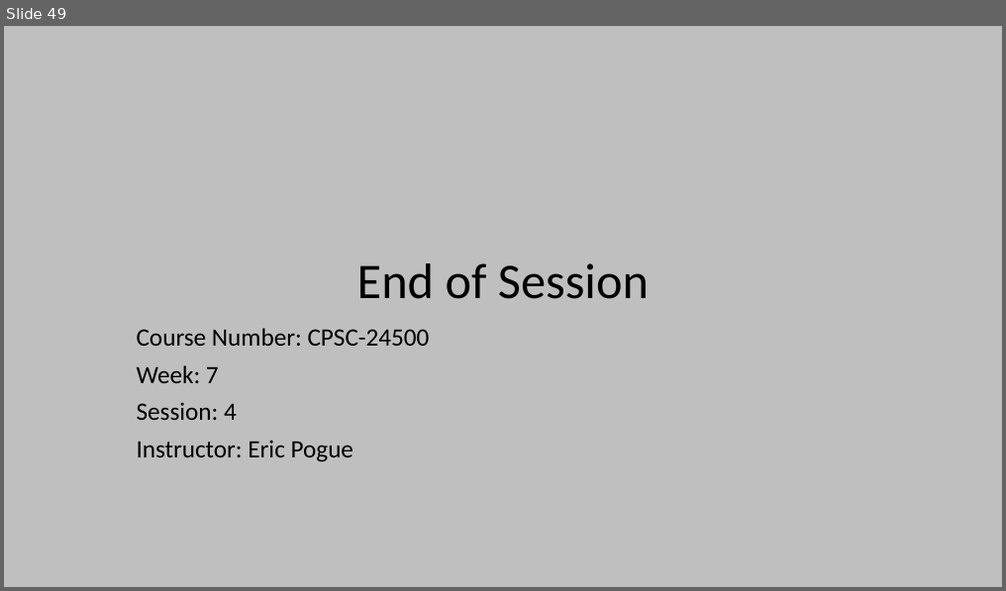
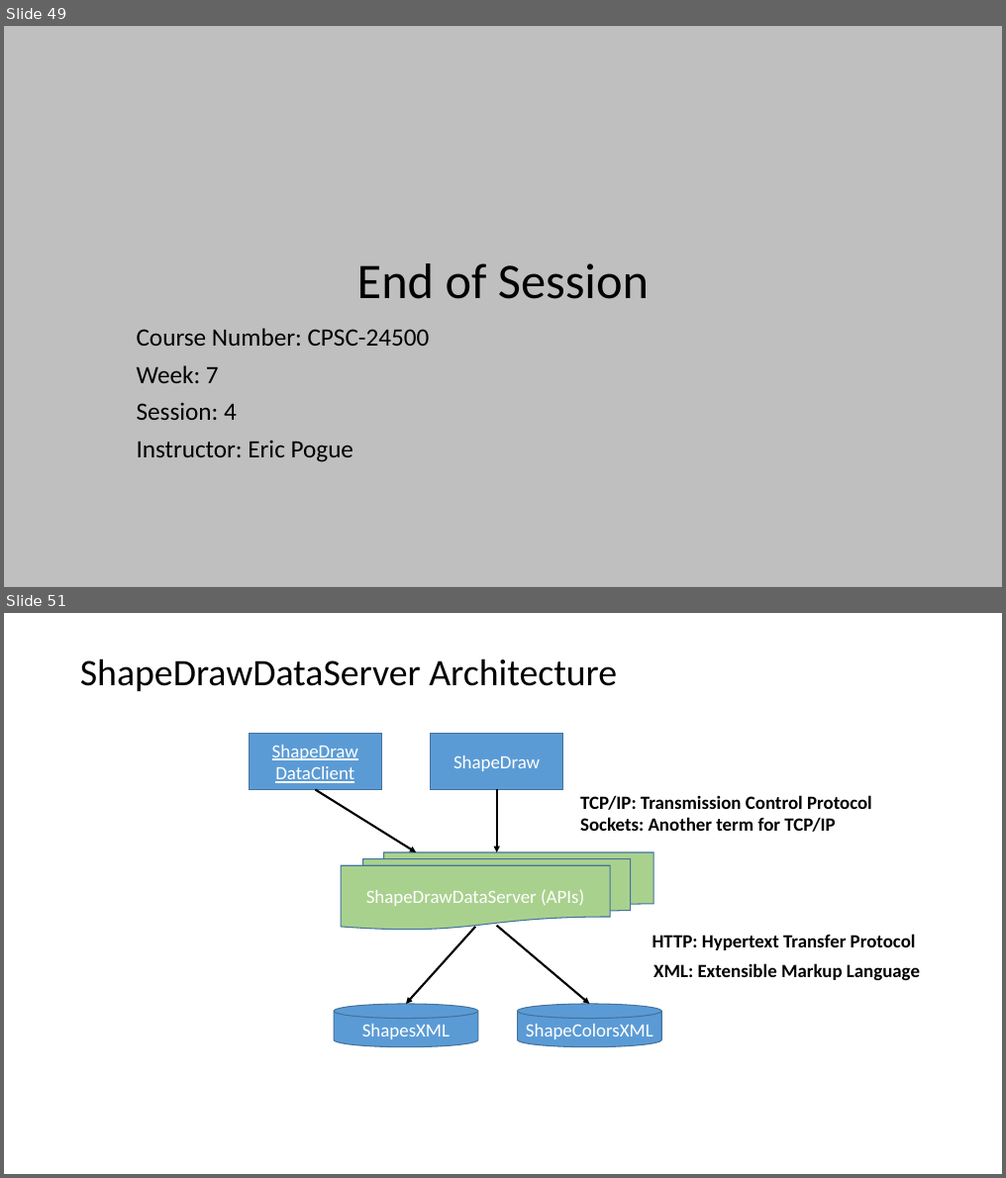
Before and after one commit to EricJPogue/www-epogue-info, a slide deck: CPSC-24500/Week08/2017SpringW08Slides.pptx. Shown one above the other, each under a label of ours: slide 49 before the commit, slides 49 and 51 after it; the slides between them are not shown. The pictures are 1006x591 and 1006x1178 pixels, drawn with LibreOffice and Linux fonts; fonts in the diff are those of the drawing. Boxes give left, top, right and bottom in pixels: in the first picture for what was removed or moved away, otherwise in the second. Text is boxed around its words. In the diff, an @@ line names an element or a change of style, - is before the commit and + after.

```diff
--- a/CPSC-24500/Week08/2017SpringW08Slides.pptx
+++ b/CPSC-24500/Week08/2017SpringW08Slides.pptx
@@ slide 51 added at (x1=4, y1=613, x2=1002, y2=1174), background #FFFFFF @@
@@ title added at (x1=80, y1=659, x2=617, y2=691), 36 pt, text #000000 @@
+ShapeDrawDataServer Architecture
@@ rectangle added at (x1=249, y1=733, x2=382, y2=789), fill #5B9BD5, outline #43739E 1 pt, 18 pt, text #FFFFFF, underline @@
+ShapeDraw
+DataClient
@@ rectangle added at (x1=430, y1=733, x2=563, y2=789), fill #5B9BD5, outline #43739E 1 pt, 18 pt, text #FFFFFF @@
+ShapeDraw
@@ arrow added from (316, 789) to (417, 853), #000000 2 pt @@
@@ arrow added from (497, 789) to (497, 853), #000000 2 pt @@
@@ text added at (x1=580, y1=795, x2=872, y2=832), 18 pt, text #000000, bold @@
+TCP/IP: Transmission Control Protocol
+Sockets: Another term for TCP/IP
@@ flow chart multidocument added at (x1=341, y1=853, x2=653, y2=930), fill #A9D18E, outline #43739E 1 pt, 18 pt, text #FFFFFF @@
+ShapeDrawDataServer (APIs)
@@ arrow added from (475, 927) to (406, 1004), #000000 2 pt @@
@@ arrow added from (497, 926) to (589, 1004), #000000 2 pt @@
@@ text added at (x1=652, y1=934, x2=916, y2=951), 18 pt, text #000000, bold @@
+HTTP: Hypertext Transfer Protocol
@@ text added at (x1=653, y1=963, x2=920, y2=981), 18 pt, text #000000, bold @@
+XML: Extensible Markup Language
@@ cylinder added at (x1=334, y1=1004, x2=478, y2=1048), fill #5B9BD5, outline #43739E 1 pt, 18 pt, text #FFFFFF @@
+ShapesXML
@@ cylinder added at (x1=518, y1=1004, x2=662, y2=1048), fill #5B9BD5, outline #43739E 1 pt, 18 pt, text #FFFFFF @@
+ShapeColorsXML
```
Also in this commit, not shown: 1 slide changed, 1 other slide added, 1 other file.
